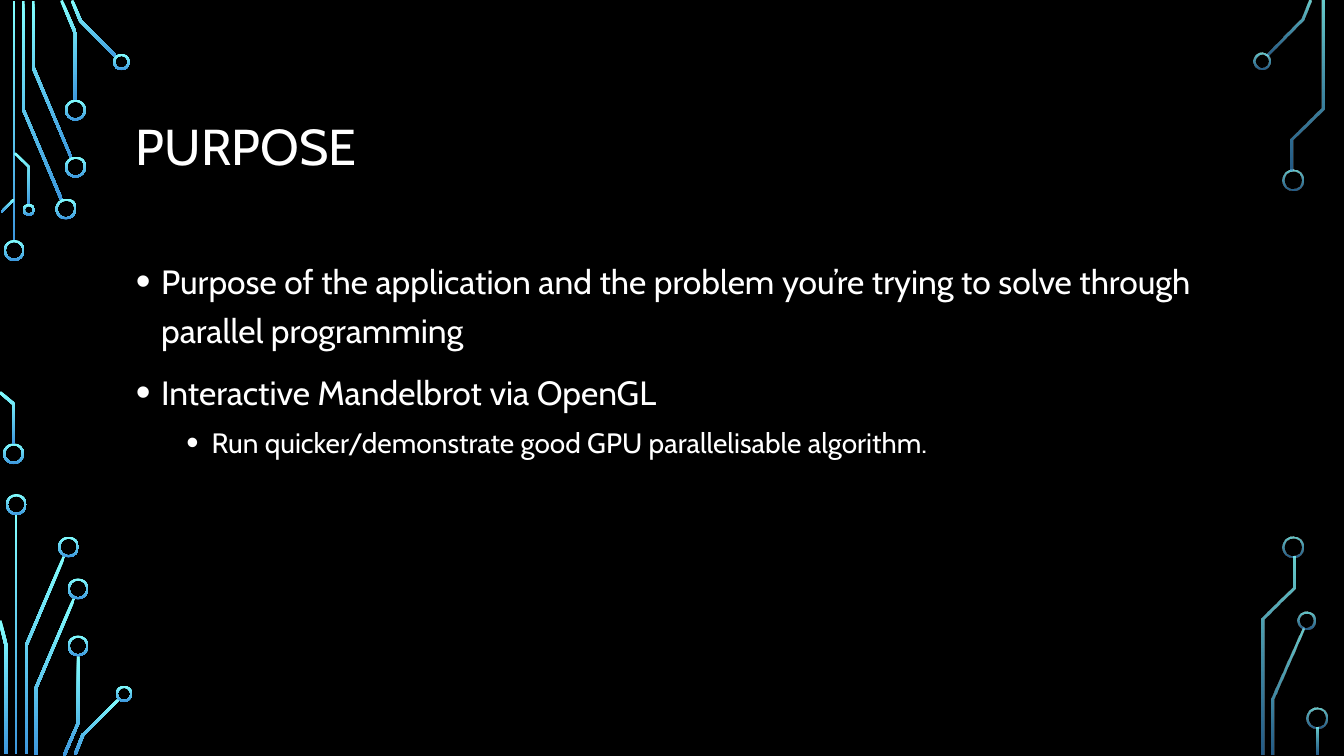
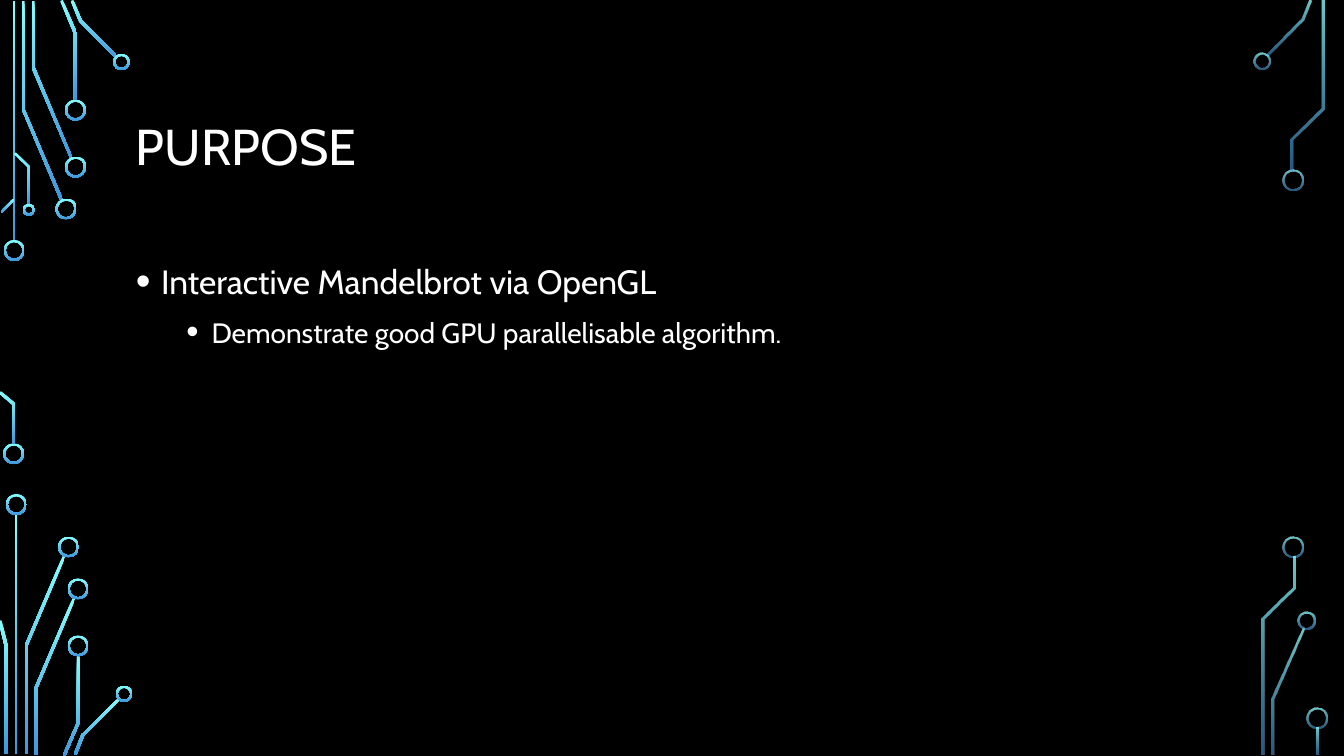
Before and after one commit to Shorte240/DSaA-Submission, a slide deck: slide 3 of CMP202 Assessment.pptx. Drawn at 1344x756 pixels with LibreOffice and Linux fonts; fonts in the diff are those of the drawing; background and template pictures are left out. Boxes give left, top, right and bottom in pixels: in the first picture for what was removed or moved away, otherwise in the second. Text is boxed around its words. In the diff, an @@ line names an element or a change of style, - is before the commit and + after.

```diff
--- a/CMP202 Assessment.pptx
+++ b/CMP202 Assessment.pptx
@@ text at (161, 268, 1190, 351): paragraph removed @@
-• Purpose of the application and the problem you’re trying to solve through parallel programming
@@ text at (212, 322, 781, 349): text changed @@
-  • Run quicker/demonstrate good GPU parallelisable algorithm.
+  • Demonstrate good GPU parallelisable algorithm.
```
Also in this commit, not shown: 3 other slides changed, 13 slides added, 1 slide removed, 3 other files.
